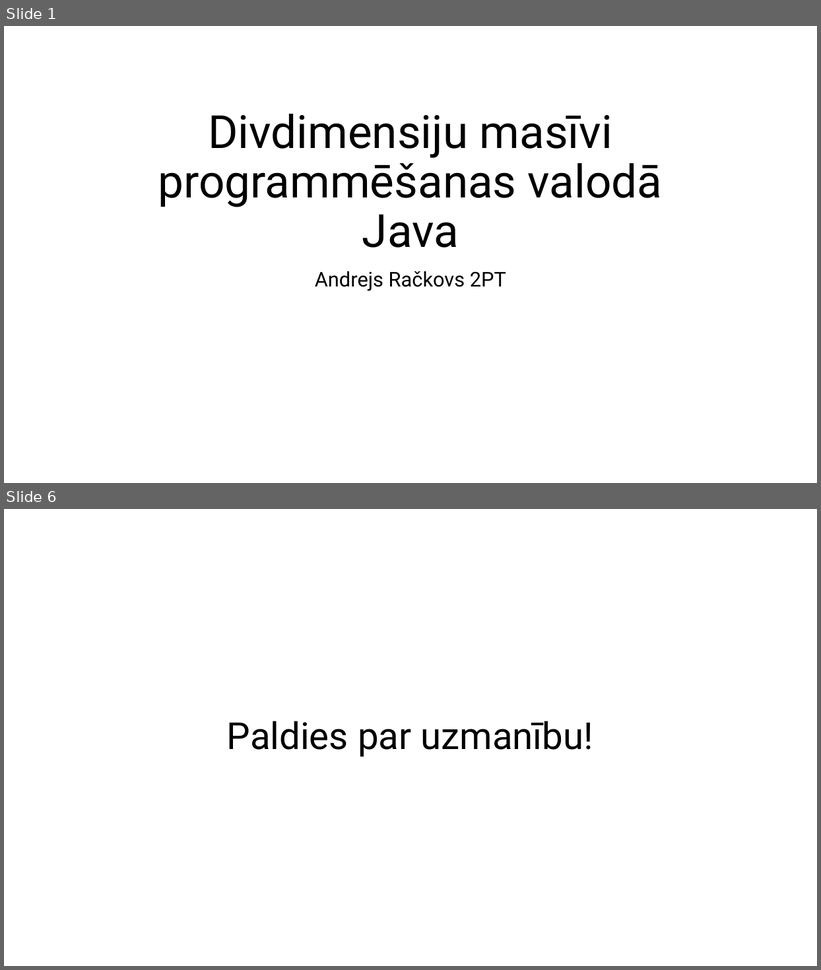
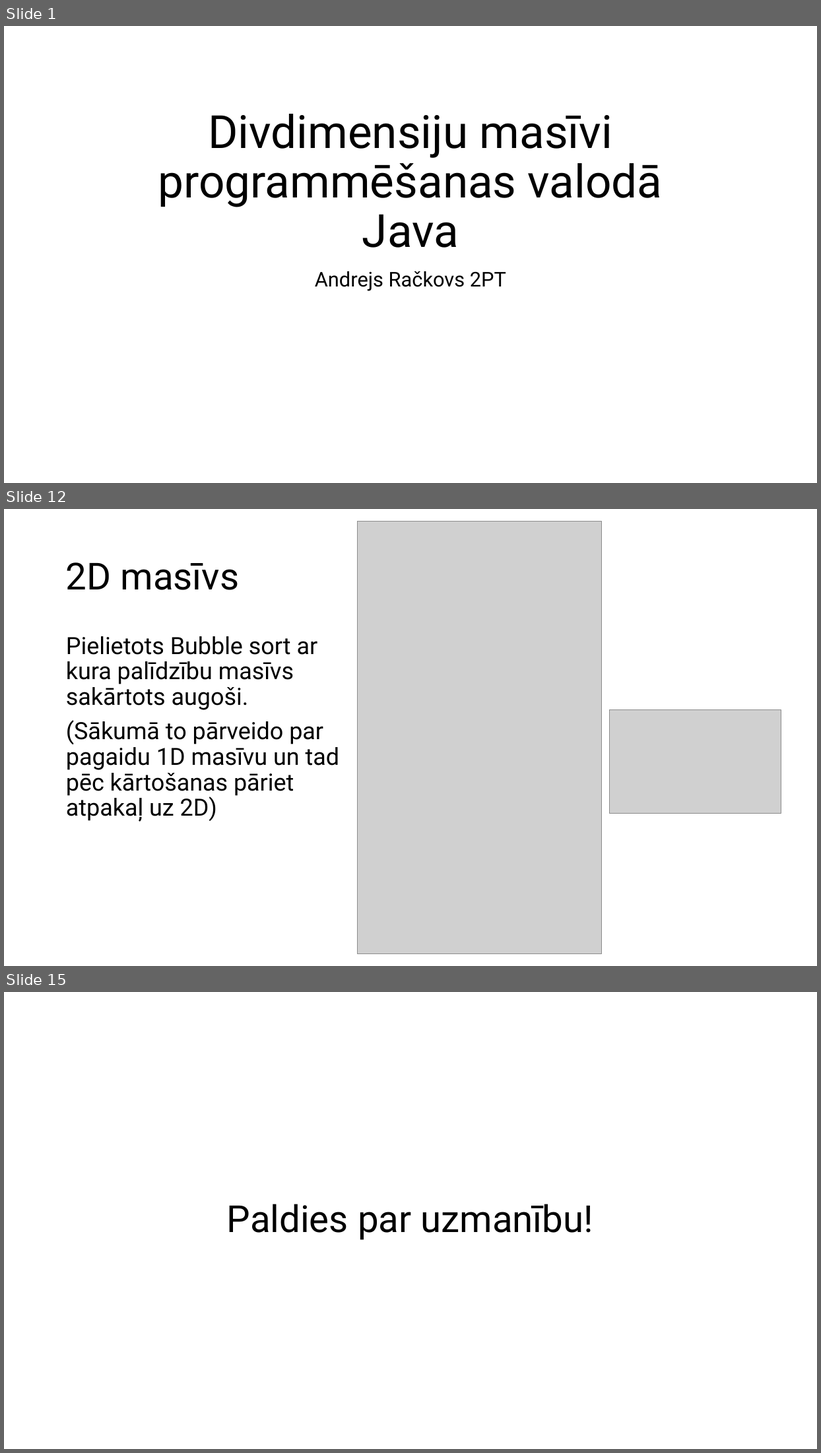
Before and after one commit to Andrejatsm/Eksamens, a slide deck: 2D Array.pptx. Shown one above the other, each under a label of ours: slides 1 and 6 before the commit, slides 1, 12 and 15 after it; the slides between them are not shown. The pictures are 821x970 and 821x1453 pixels, drawn with LibreOffice and Linux fonts; fonts in the diff are those of the drawing; grey boxes stand for pictures. Boxes give left, top, right and bottom in pixels: in the first picture for what was removed or moved away, otherwise in the second. Text is boxed around its words. In the diff, an @@ line names an element or a change of style, - is before the commit and + after.

```diff
--- a/2D Array.pptx
+++ b/2D Array.pptx
@@ slide 12 added at box(4, 509, 817, 966), background #FFFFFF @@
@@ picture added at box(358, 521, 602, 955) @@
@@ title added at box(66, 562, 240, 590), 44 pt, text #000000 @@
+2D masīvs
@@ text added at box(66, 636, 340, 822), 28 pt, text #000000 @@
+Pielietots Bubble sort ar kura palīdzību masīvs sakārtots augoši.
+(Sākumā to pārveido par pagaidu 1D masīvu un tad pēc kārtošanas pāriet atpakaļ uz 2D)
@@ picture added at box(610, 710, 781, 813) @@
@@ what was slide 6 is now slide 15 @@
```
Also in this commit, not shown: 3 slides changed, 9 other slides added, 1 slide removed, 1 other file.
